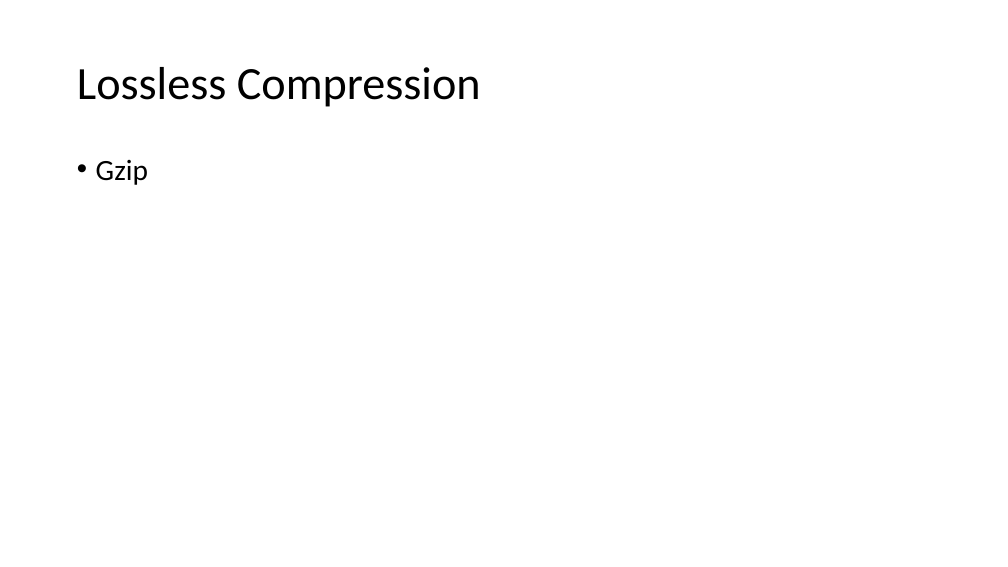
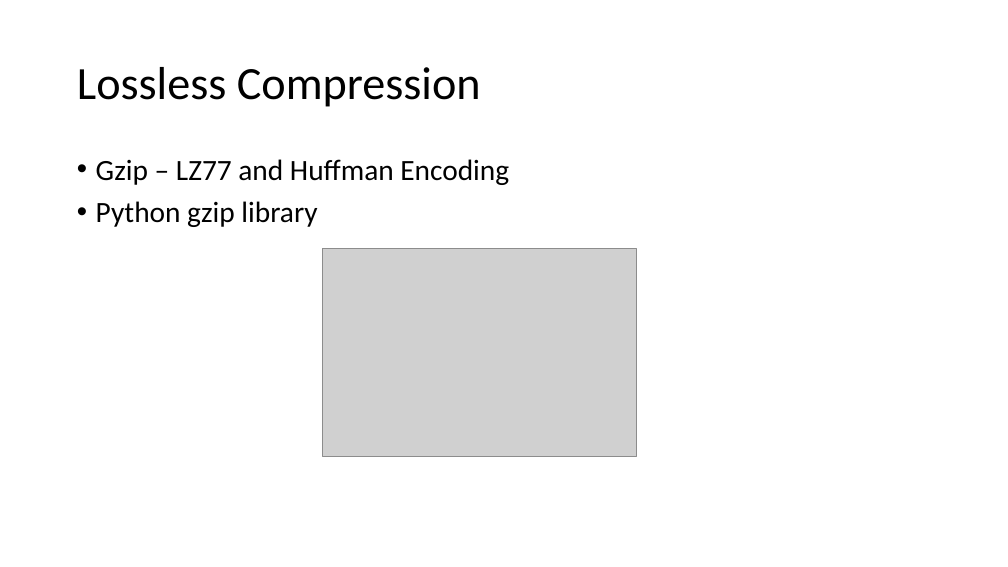
Before and after one commit to levtauz/Image_Project, a slide deck: slide 4 of docs/presentation.pptx. Drawn at 1008x567 pixels with LibreOffice and Linux fonts; fonts in the diff are those of the drawing; grey boxes stand for pictures. Boxes give left, top, right and bottom in pixels: in the first picture for what was removed or moved away, otherwise in the second. Text is boxed around its words. In the diff, an @@ line names an element or a change of style, - is before the commit and + after.

```diff
--- a/docs/presentation.pptx
+++ b/docs/presentation.pptx
@@ text at <box>96,159,509,227</box>: text changed @@
-• Gzip
+• Gzip – LZ77 and Huffman Encoding
+• Python gzip library
@@ picture added at <box>322,249,636,457</box> @@
```
Also in this commit, not shown: 2 other slides changed, 2 slides added, 2 slides removed, 11 other files.
